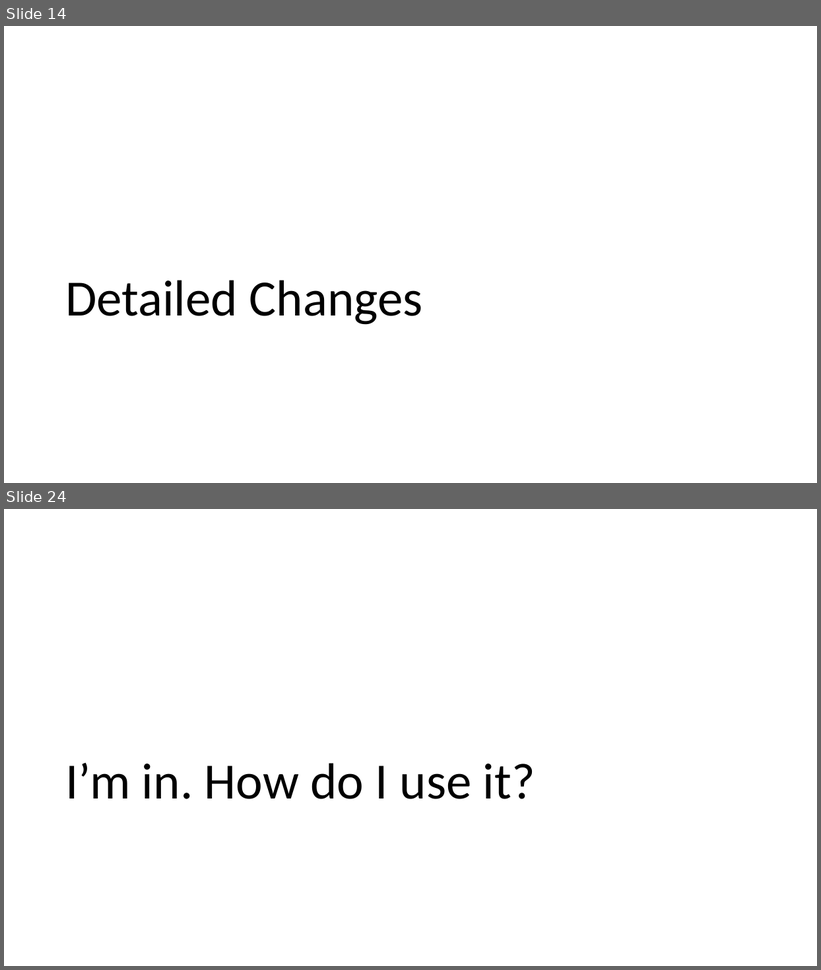
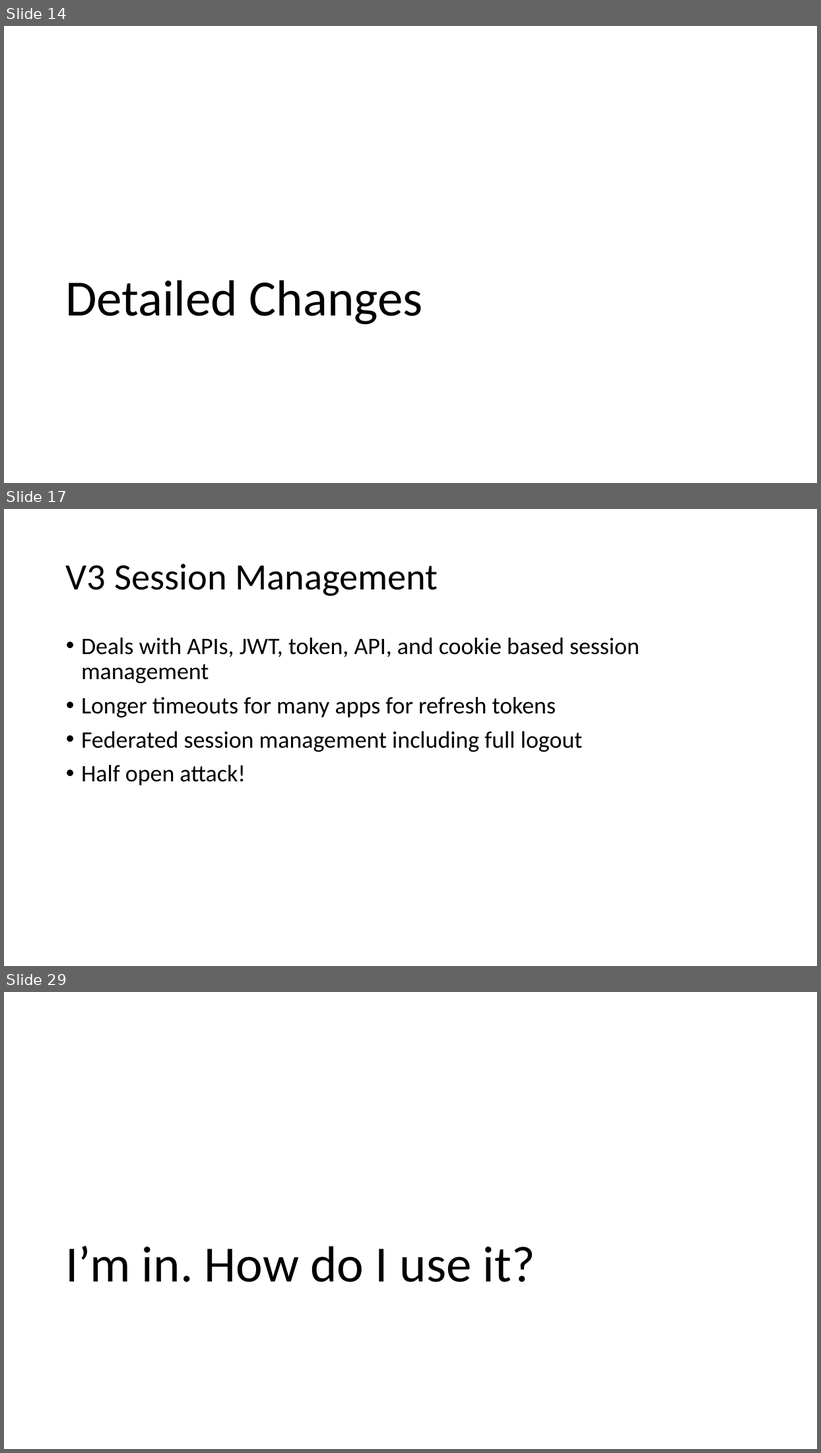
Before and after one commit to OWASP/ASVS, a slide deck: 4.0/presentations/NullCon 2019 ASVS 4.0 Release.pptx. Shown one above the other, each under a label of ours: slides 14 and 24 before the commit, slides 14, 17 and 29 after it; the slides between them are not shown. The pictures are 821x970 and 821x1453 pixels, drawn with LibreOffice and Linux fonts; fonts in the diff are those of the drawing; background and template pictures are left out. Boxes give left, top, right and bottom in pixels: in the first picture for what was removed or moved away, otherwise in the second. Text is boxed around its words. In the diff, an @@ line names an element or a change of style, - is before the commit and + after.

```diff
--- a/4.0/presentations/NullCon 2019 ASVS 4.0 Release.pptx
+++ b/4.0/presentations/NullCon 2019 ASVS 4.0 Release.pptx
@@ slide 17 added at [4, 509, 817, 966], background picture (left out) @@
@@ title added at [66, 564, 438, 596], 44 pt, text #000000 @@
+V3 Session Management
@@ text added at [81, 638, 640, 786], 28 pt, text #000000 @@
+• Deals with APIs, JWT, token, API, and cookie based session management
+• Longer timeouts for many apps for refresh tokens
+• Federated session management including full logout
+• Half open attack!
@@ what was slide 24 is now slide 29 @@
```
Also in this commit, not shown: 10 slides changed, 4 other slides added.
